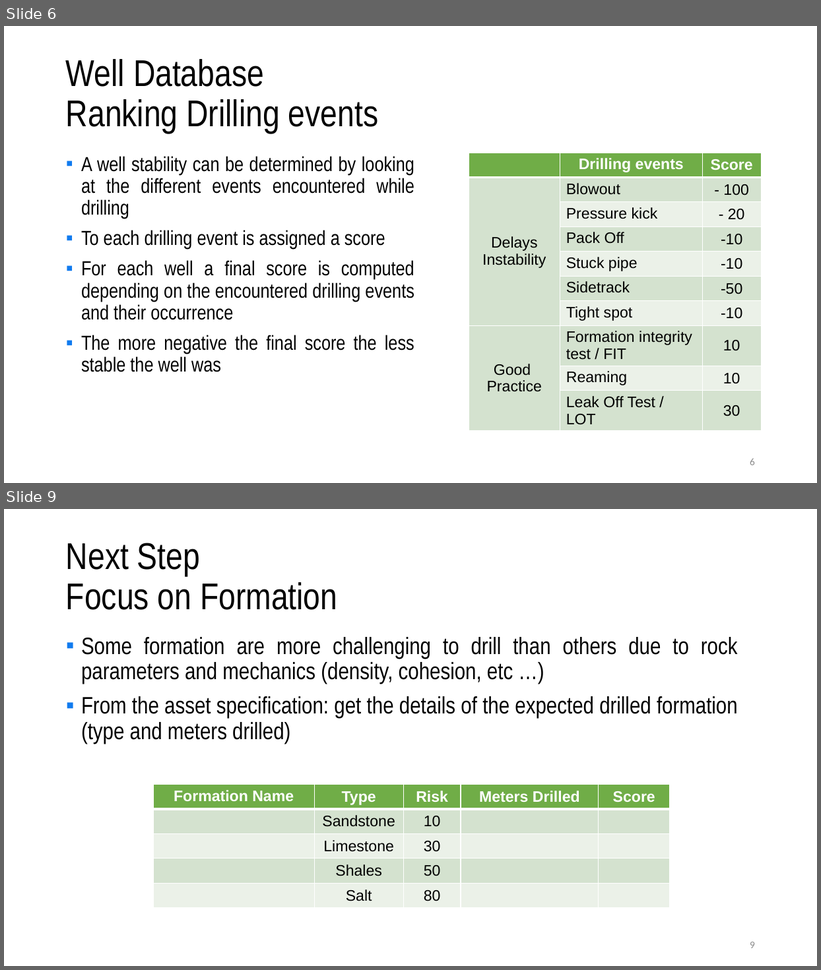
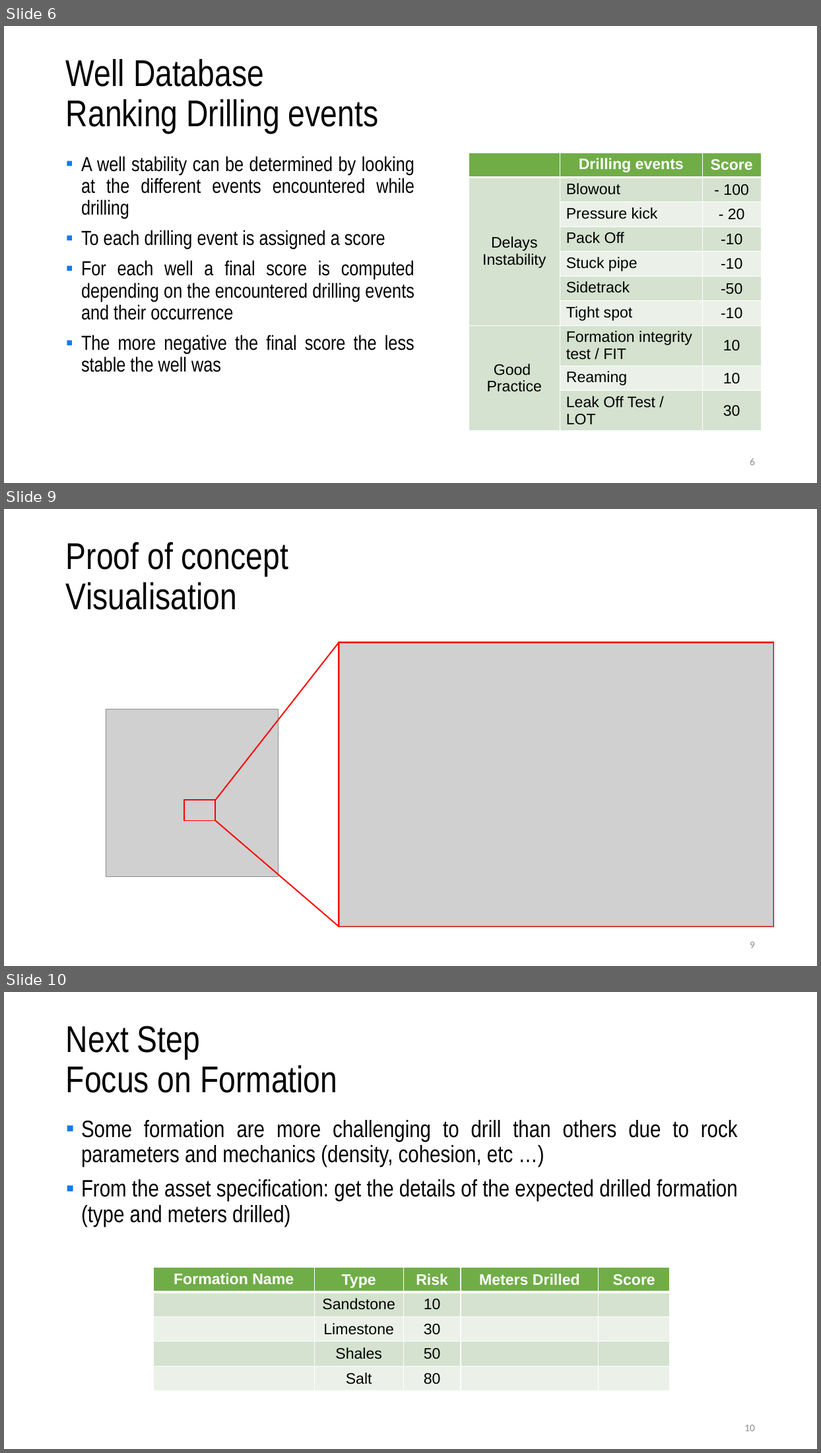
Before and after one commit to frenchie63/Proof_of_Concept, a slide deck: Presentation/Proof_of_concept.pptx. Shown one above the other, each under a label of ours: slides 6 and 9 before the commit, slides 6, 9 and 10 after it; the slides between them are not shown. The pictures are 821x970 and 821x1453 pixels, drawn with LibreOffice and Linux fonts; fonts in the diff are those of the drawing; grey boxes stand for pictures; background and template pictures are left out. Boxes give left, top, right and bottom in pixels: in the first picture for what was removed or moved away, otherwise in the second. Text is boxed around its words. In the diff, an @@ line names an element or a change of style, - is before the commit and + after.

```diff
--- a/Presentation/Proof_of_concept.pptx
+++ b/Presentation/Proof_of_concept.pptx
@@ slide 9 added at (4, 509, 817, 966), background picture (left out) @@
@@ title added at (66, 542, 288, 610), 44 pt, text #000000 @@
+Proof of concept
+Visualisation
@@ group added at (106, 642, 774, 927): 2 pictures, 2 rectangles, 2 lines @@
@@ page number added at (750, 942, 755, 949), 12 pt, text #8C8C8C @@
+9
@@ what was slide 9 is now slide 10 @@
@@ page number at (745, 1425, 755, 1432): text changed @@
-9
+10
```
Also in this commit, not shown: 3 slides changed, 17 other files.
